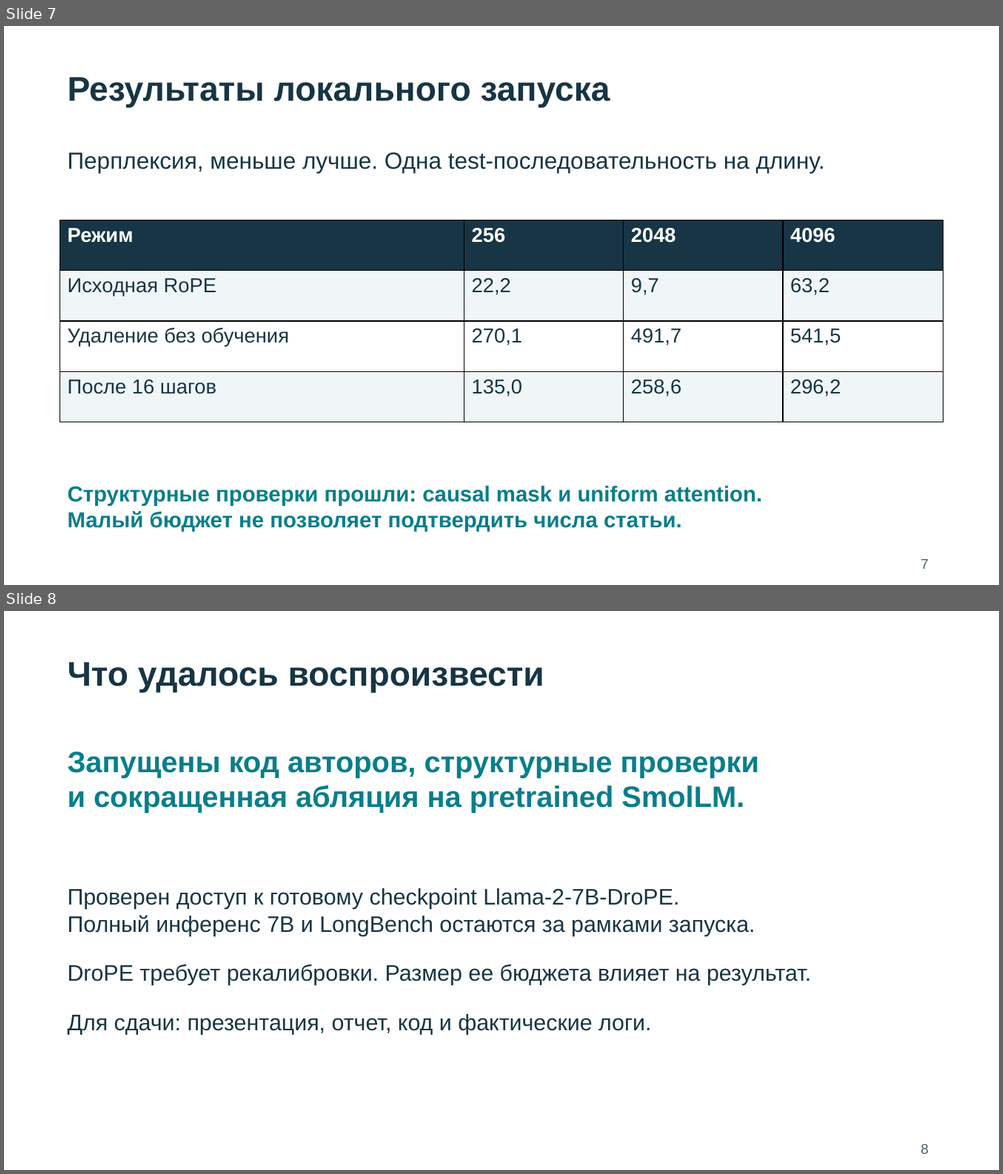
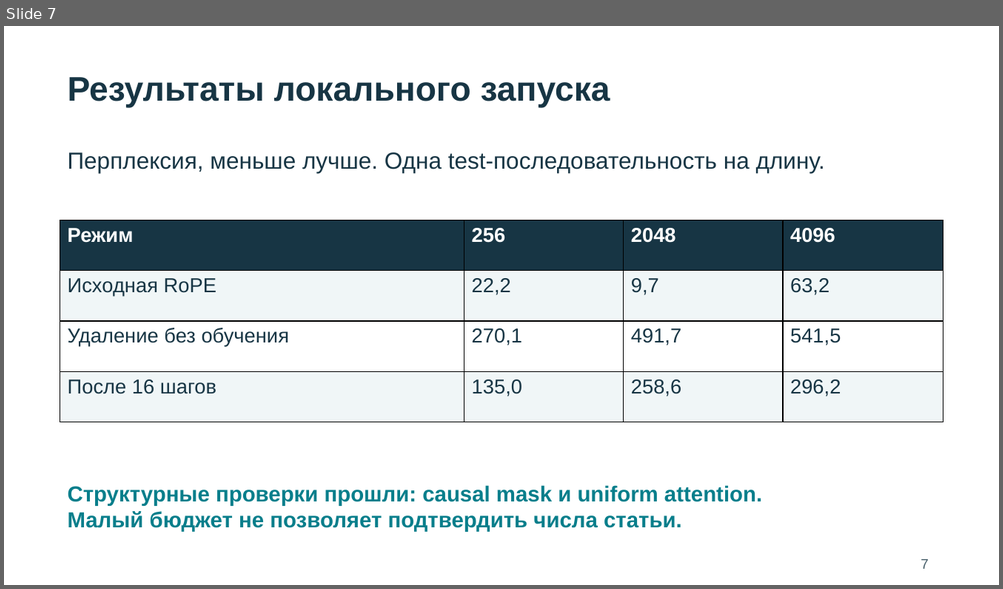
Before and after one commit to nZiben/drope-reproduction, a slide deck: DroPE_presentation.pptx. Shown one above the other, each under a label of ours: slides 7 and 8 before the commit, slide 7 after it. The pictures are 1003x1174 and 1003x589 pixels, drawn with LibreOffice and Linux fonts; fonts in the diff are those of the drawing. Boxes give left, top, right and bottom in pixels: in the first picture for what was removed or moved away, otherwise in the second. Text is boxed around its words. In the diff, an @@ line names an element or a change of style, - is before the commit and + after.

Commit message:
Remove final reproduction summary slide

```diff
--- a/DroPE_presentation.pptx
+++ b/DroPE_presentation.pptx
@@ slide 8 removed at <box>4,611,999,1170</box>, background #FFFFFF @@
@@ text removed at <box>68,662,544,693</box> @@
-Что удалось воспроизвести
@@ text removed at <box>68,752,760,814</box> @@
-Запущены код авторов, структурные проверки
-и сокращенная абляция на pretrained SmolLM.
@@ text removed at <box>68,889,811,1035</box> @@
-Проверен доступ к готовому checkpoint Llama-2-7B-DroPE.
-Полный инференс 7B и LongBench остаются за рамками запуска.
-DroPE требует рекалибровки. Размер ее бюджета влияет на результат.
-Для сдачи: презентация, отчет, код и фактические логи.
@@ text removed at <box>920,1145,928,1154</box> @@
-8
```
Also in this commit, not shown: 1 other file.
